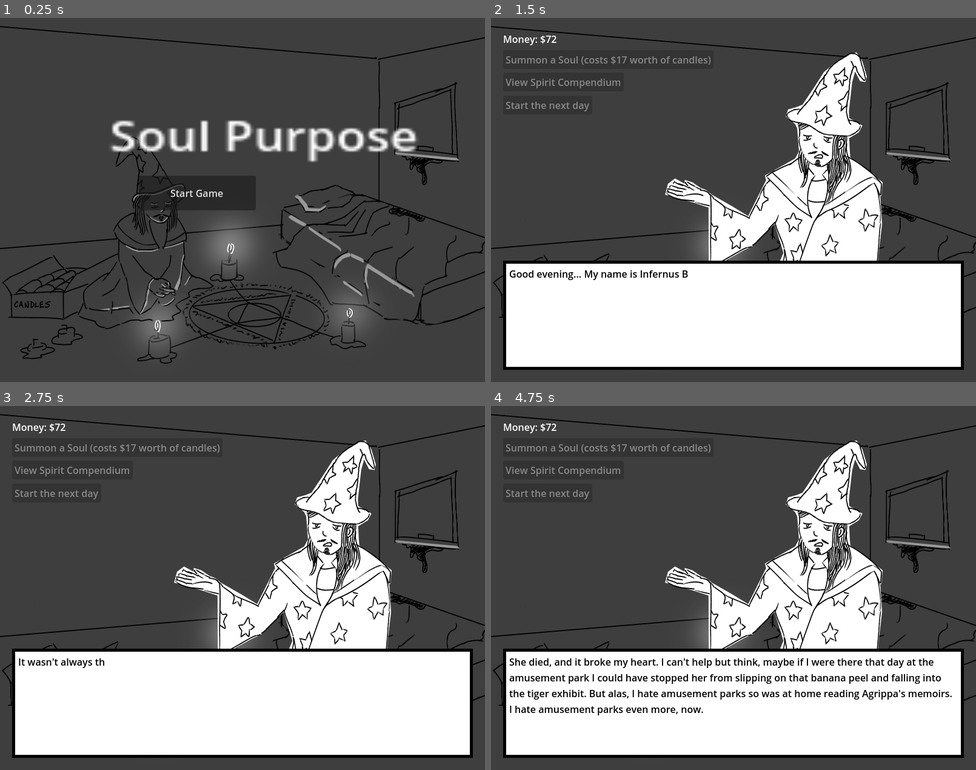
Above: before the commit, frames 1-4 (two rows, left to right).
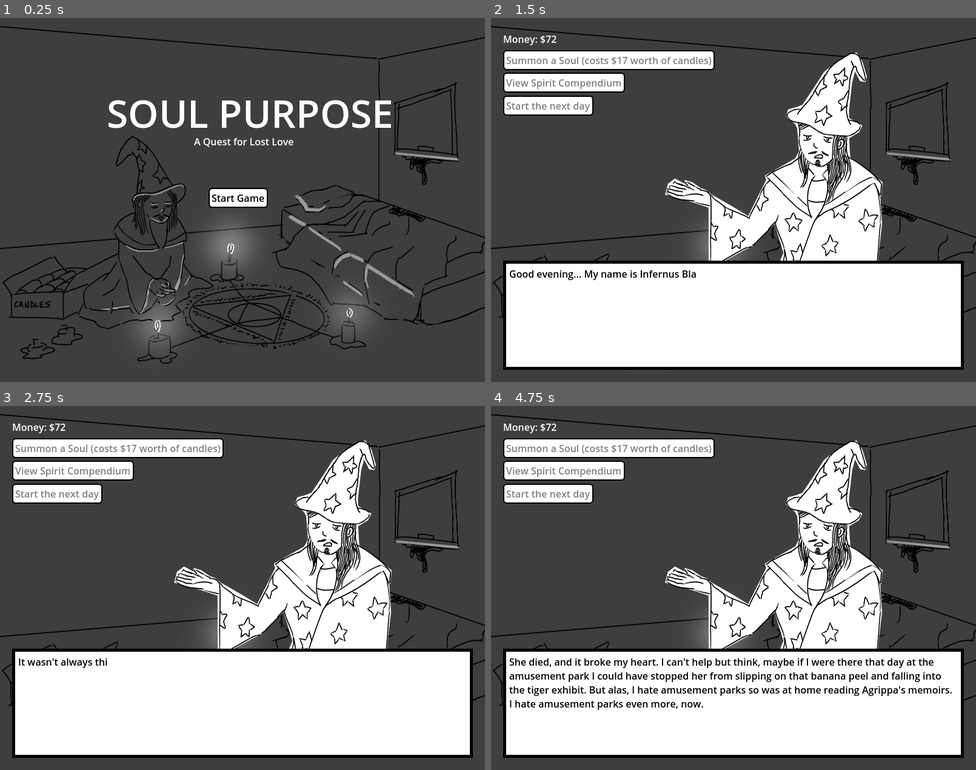
Above: after the commit, the same moments.

Repository: m4ym4y/ld55-soul-purpose
Game: Godot game, scene res://main.tscn
Same seed, same stepped clock (60 frames per second), same inputs: the game is played once before the commit and once after it.
Inputs (mouse positions are in pixels of both pictures, inside the frame that each line leads up to):
- Up to frame 1 (0.25 s): no input
- Up to frame 2 (1.5 s): click "Start Game" at 0.5 s; tap Enter at 1.25 s; move the mouse to (840, 181) at 1.27 s; click (840, 181) at 1.42 s
- Up to frame 3 (2.75 s): tap Space at 2 s; move the mouse to (145, 606) at 2.02 s; click (145, 606) at 2.17 s
- Up to frame 4 (4.75 s): tap Enter at 2.75, 4.25 s; move the mouse to (782, 507) at 2.77 s; click (782, 507) at 2.92 s; tap Space at 3.5 s; move the mouse to (709, 660) at 3.52 s; click (709, 660) at 3.67 s; move the mouse to (879, 642) at 4.27 s; click (879, 642) at 4.42 s

The runs differ from the first frame. In frame 1, 5.5% of the frame differs, in the area x 22-87%, y 22-53%; in frame 2, 4.7%; in frame 3, 4.6%; in frame 4, 7.5%, in the area x 2-95%, y 8-85%.

Commit message:
use rich text label and style buttons

Diff:
--- a/compendium.tscn
+++ b/compendium.tscn
@@ -1,7 +1,8 @@
-[gd_scene load_steps=3 format=3 uid="uid://1b7a0ydchq46"]
+[gd_scene load_steps=4 format=3 uid="uid://1b7a0ydchq46"]
 
 [ext_resource type="Script" path="res://compendium.gd" id="1_j3gf5"]
 [ext_resource type="PackedScene" uid="uid://yavs46qwbjny" path="res://state_container.tscn" id="2_4nsxk"]
+[ext_resource type="Theme" uid="uid://b1403fceh41l5" path="res://control_theme.tres" id="2_kxyyk"]
 
 [node name="Compendium" type="Node2D"]
 script = ExtResource("1_j3gf5")
@@ -25,6 +26,7 @@
 
 [node name="List" type="Label" parent="ScrollContainer"]
 layout_mode = 2
+theme = ExtResource("2_kxyyk")
 theme_override_colors/font_color = Color(0, 0, 0, 1)
 text = "Spirits Summoned by Infernus Blackwood
 
@@ -37,6 +39,7 @@
 offset_top = 14.0
 offset_right = 396.0
 offset_bottom = 45.0
+theme = ExtResource("2_kxyyk")
 text = "X"
 
 [connection signal="pressed" from="Button" to="." method="_on_button_pressed"]
--- /dev/null
+++ b/control_theme.tres
@@ -0,0 +1,34 @@
+[gd_resource type="Theme" load_steps=3 format=3 uid="uid://b1403fceh41l5"]
+
+[ext_resource type="StyleBox" uid="uid://7jo54g8cowja" path="res://style_box_flat.tres" id="1_ciups"]
+
+[sub_resource type="StyleBoxFlat" id="StyleBoxFlat_cniiy"]
+bg_color = Color(1, 1, 1, 1)
+border_width_left = 2
+border_width_top = 2
+border_width_right = 2
+border_width_bottom = 2
+border_color = Color(0, 0, 0, 0.478431)
+
+[resource]
+Button/colors/font_color = Color(0, 0, 0, 1)
+Button/colors/font_disabled_color = Color(0, 0, 0, 0.501961)
+Button/colors/font_focus_color = Color(0, 0, 0, 1)
+Button/colors/font_hover_color = Color(0, 0, 0, 1)
+Button/font_sizes/font_size = 16
+Button/styles/disabled = ExtResource("1_ciups")
+Button/styles/focus = ExtResource("1_ciups")
+Button/styles/hover = ExtResource("1_ciups")
+Button/styles/normal = ExtResource("1_ciups")
+Button/styles/pressed = ExtResource("1_ciups")
+CheckBox/styles/focus = ExtResource("1_ciups")
+CheckBox/styles/hover = ExtResource("1_ciups")
+CheckBox/styles/hover_pressed = ExtResource("1_ciups")
+CheckBox/styles/normal = ExtResource("1_ciups")
+CheckBox/styles/pressed = ExtResource("1_ciups")
+LineEdit/colors/caret_color = Color(0, 0, 0, 1)
+LineEdit/colors/font_color = Color(0, 0, 0, 1)
+LineEdit/colors/font_placeholder_color = Color(0, 0, 0, 0.6)
+LineEdit/styles/focus = SubResource("StyleBoxFlat_cniiy")
+LineEdit/styles/normal = ExtResource("1_ciups")
+LineEdit/styles/read_only = ExtResource("1_ciups")
--- a/dialogue_box.gd
+++ b/dialogue_box.gd
@@ -34,7 +34,7 @@
 	pass
 
 func _input(event):
-	if is_finished or messages.size() == 0:
+	if not visible or is_finished or messages.size() == 0:
 		return
 	if event is InputEventMouseButton and not event.pressed and not event.is_echo() and event.button_index == MOUSE_BUTTON_LEFT:
 		if not $TextBox.is_finished:
--- a/main_menu.tscn
+++ b/main_menu.tscn
@@ -1,7 +1,8 @@
-[gd_scene load_steps=3 format=3 uid="uid://bf64ox57xkhst"]
+[gd_scene load_steps=4 format=3 uid="uid://bf64ox57xkhst"]
 
 [ext_resource type="Script" path="res://main_menu.gd" id="1_5alhj"]
 [ext_resource type="Texture2D" uid="uid://bn867nufsawqh" path="res://assets/room.png" id="1_jqstd"]
+[ext_resource type="Theme" uid="uid://b1403fceh41l5" path="res://control_theme.tres" id="3_koslr"]
 
 [node name="MainMenu" type="Node2D"]
 script = ExtResource("1_5alhj")
@@ -12,18 +13,28 @@
 texture = ExtResource("1_jqstd")
 
 [node name="Button" type="Button" parent="."]
-offset_left = 229.0
-offset_top = 260.0
-offset_right = 422.0
-offset_bottom = 317.0
+offset_left = 344.0
+offset_top = 280.0
+offset_right = 442.0
+offset_bottom = 313.0
+theme = ExtResource("3_koslr")
 text = "Start Game"
 
 [node name="Label" type="Label" parent="."]
-offset_left = 181.0
-offset_top = 145.0
-offset_right = 221.0
-offset_bottom = 168.0
-scale = Vector2(5.03556, 4.14545)
-text = "Soul Purpose"
+offset_left = 176.0
+offset_top = 112.0
+offset_right = 649.0
+offset_bottom = 200.0
+theme = ExtResource("3_koslr")
+theme_override_font_sizes/font_size = 64
+text = "SOUL PURPOSE"
+
+[node name="Label2" type="Label" parent="."]
+offset_left = 320.0
+offset_top = 192.0
+offset_right = 485.0
+offset_bottom = 215.0
+theme = ExtResource("3_koslr")
+text = "A Quest for Lost Love"
 
 [connection signal="pressed" from="Button" to="." method="_on_button_pressed"]
--- a/office.gd
+++ b/office.gd
@@ -4,14 +4,14 @@
 
 ## TODO use formatted text so that terms relating to categories can be bolded
 var current_call
-var customer_joy_data = [
+var customer_delight_data = [
 	{
-		"text": "** Um, hi, my name is Scringo beepus... I.. I was at one of your Super-Mart locations and, um, inside the aisle there was a great big spill. Like a man was attacked by a ghost, and he knocked over a lot of coca cola.. So I slipped, and I fell into... I fell into a pile of rats. And I think-- I think that you as a ca …(117 unchanged characters)…
+		"text": "** Um, hi, my name is [b]Scringo beepus[/b]... I.. I was at one of your Super-Mart locations and, um, inside the aisle there was a great big spill. Like a man was attacked by a [b]ghost[/b], and he knocked over a lot of coca cola.. So I slipped, and I fell into... I fell into a pile of [b]rats[/b]. And I think-- I think that you as a ca …(117 unchanged characters)…
 		"name": "scringo beepus",
 		"cats": ["rats", "non_rat"],
 	},
 	{
-		"text": "** Hey dingus! Frederick Flingus calling! I was in my local Burrito Guzzler location and I was eating a Burrito supreme with an extra large Super Hyper Ultra Guzzle, and this man shambled in. He was really pale, and he kept screaming at me that there was a breach at someplace called lab 8. And that the sample has left containme …(140 unchanged characters)…
+		"text": "** Hey dingus! [b]Frederick Flingus[/b] calling! I was in my local Burrito Guzzler location and I was eating a Burrito supreme with an extra large Super Hyper Ultra Guzzle, and this man shambled in. He was really pale, and he kept screaming at me that there was a breach at [color=red]someplace called lab 8[/color]. And that the sample has left containme …(140 unchanged characters)…
 		"name": "frederick flingus",
 		"cats": ["pathogen_x"],
 	},
@@ -19,7 +19,7 @@
 
 var summoning_tutorial = [
 	{
-		"text": "This is my office. I work at ComplainUServ, a whi …(65 unchanged characters)… f businesses. My job title is 'Customer Joy Technician,' which means I answer the p …(122 unchanged characters)…
+		"text": "This is my office. I work at ComplainUServ, a whi …(65 unchanged characters)… f businesses. My job title is 'Customer Delight Technician,' which means I answer the p …(122 unchanged characters)…
 		"img": "infernus",
 	},
 	{
@@ -88,7 +88,7 @@
 	pass
 
 func setup_new_call():
-	current_call = customer_joy_data[randi() % customer_joy_data.size()]
+	current_call = customer_delight_data[randi() % customer_delight_data.size()]
 
 	$TextBox.visible = true
 	$Control/name.text = ""
--- a/office.tscn
+++ b/office.tscn
@@ -1,9 +1,10 @@
-[gd_scene load_steps=10 format=3 uid="uid://j4ihl5y2awa"]
+[gd_scene load_steps=11 format=3 uid="uid://j4ihl5y2awa"]
 
 [ext_resource type="Texture2D" uid="uid://dxu07167u45ke" path="res://assets/office-outside.png" id="1_3s1vf"]
 [ext_resource type="Script" path="res://office.gd" id="1_w7k2b"]
 [ext_resource type="Texture2D" uid="uid://cg2cgeddx8tf6" path="res://assets/office-inside.png" id="2_v5ooh"]
 [ext_resource type="PackedScene" uid="uid://y70702kwpevi" path="res://textbox.tscn" id="4_b2x23"]
+[ext_resource type="Theme" uid="uid://b1403fceh41l5" path="res://control_theme.tres" id="4_ss5bm"]
 [ext_resource type="PackedScene" uid="uid://do5vxde6f1gwp" path="res://submit_box.tscn" id="5_2g7wr"]
 [ext_resource type="PackedScene" uid="uid://d1b6843ixwxes" path="res://transition_box.tscn" id="6_ype85"]
 [ext_resource type="PackedScene" uid="uid://b1yofrb2qrxbe" path="res://dialogue_box.tscn" id="7_o3p45"]
@@ -47,54 +48,51 @@
 
 [node name="submit" type="Button" parent="Control"]
 layout_mode = 0
-offset_left = 4.0
-offset_top = 348.0
-offset_right = 128.0
-offset_bottom = 379.0
+offset_top = 352.0
+offset_right = 124.0
+offset_bottom = 383.0
+theme = ExtResource("4_ss5bm")
 text = " Submit"
 
 [node name="name" type="LineEdit" parent="Control"]
 layout_mode = 0
-offset_left = 3.0
-offset_top = 91.0
-offset_right = 210.0
-offset_bottom = 122.0
-placeholder_text = "(leave blank if no name)"
+offset_top = 56.0
+offset_right = 207.0
+offset_bottom = 89.0
+theme = ExtResource("4_ss5bm")
+placeholder_text = "click and type here"
 
 [node name="Label" type="Label" parent="Control"]
 layout_mode = 0
-offset_left = 2.0
-offset_top = 63.0
-offset_right = 316.0
-offset_bottom = 86.0
+offset_top = 24.0
+offset_right = 314.0
+offset_bottom = 47.0
 theme_override_colors/font_color = Color(0, 0, 0, 1)
 text = "Name of our cherished customer"
 
 [node name="Label2" type="Label" parent="Control"]
 layout_mode = 0
-offset_left = 4.0
-offset_top = 11.0
-offset_right = 44.0
-offset_bottom = 34.0
-theme_override_colors/font_color = Color(0.956863, 0, 0.662745, 1)
-text = "COMPLAINUSERV CUSTOMER JOY FORM 5787HZ"
+offset_right = 369.0
+offset_bottom = 23.0
+theme = ExtResource("4_ss5bm")
+theme_override_colors/font_color = Color(0.909804, 0, 0.972549, 1)
+text = "COMPLAINUSERV CUSTOMER DELIGHT FORM 8Z"
 
 [node name="Label3" type="Label" parent="Control"]
 layout_mode = 0
-offset_left = 5.0
-offset_top = 143.0
-offset_right = 291.0
-offset_bottom = 166.0
+offset_top = 96.0
+offset_right = 357.0
+offset_bottom = 145.0
 theme_override_colors/font_color = Color(0, 0, 0, 1)
 text = "Grievance category of our cherished customer
 (check all that apply)"
 
 [node name="rats" type="CheckBox" parent="Control"]
 layout_mode = 0
-offset_left = 4.0
-offset_top = 202.0
-offset_right = 74.0
-offset_bottom = 233.0
+offset_top = 152.0
+offset_right = 70.0
+offset_bottom = 185.0
+theme = ExtResource("4_ss5bm")
 theme_override_colors/font_color = Color(0, 0, 0, 1)
 theme_override_colors/font_pressed_color = Color(0, 0, 0, 1)
 theme_override_colors/font_hover_color = Color(0, 0, 0, 1)
@@ -107,9 +105,10 @@
 [node name="car_accident" type="CheckBox" parent="Control"]
 layout_mode = 0
 offset_left = 224.0
-offset_top = 200.0
-offset_right = 294.0
-offset_bottom = 231.0
+offset_top = 192.0
+offset_right = 350.0
+offset_bottom = 225.0
+theme = ExtResource("4_ss5bm")
 theme_override_colors/font_color = Color(0, 0, 0, 1)
 theme_override_colors/font_pressed_color = Color(0, 0, 0, 1)
 theme_override_colors/font_hover_color = Color(0, 0, 0, 1)
@@ -121,10 +120,11 @@
 
 [node name="animals_speaking" type="CheckBox" parent="Control"]
 layout_mode = 0
-offset_left = 224.0
-offset_top = 221.0
-offset_right = 348.0
-offset_bottom = 252.0
+offset_left = 80.0
+offset_top = 152.0
+offset_right = 246.0
+offset_bottom = 185.0
+theme = ExtResource("4_ss5bm")
 theme_override_colors/font_color = Color(0, 0, 0, 1)
 theme_override_colors/font_pressed_color = Color(0, 0, 0, 1)
 theme_override_colors/font_hover_color = Color(0, 0, 0, 1)
@@ -136,10 +136,11 @@
 
 [node name="thievery" type="CheckBox" parent="Control"]
 layout_mode = 0
-offset_left = 224.0
-offset_top = 243.0
-offset_right = 388.0
-offset_bottom = 274.0
+offset_left = 168.0
+offset_top = 232.0
+offset_right = 265.0
+offset_bottom = 265.0
+theme = ExtResource("4_ss5bm")
 theme_override_colors/font_color = Color(0, 0, 0, 1)
 theme_override_colors/font_pressed_color = Color(0, 0, 0, 1)
 theme_override_colors/font_hover_color = Color(0, 0, 0, 1)
@@ -151,10 +152,11 @@
 
 [node name="murder_most_foul" type="CheckBox" parent="Control"]
 layout_mode = 0
-offset_left = 202.0
-offset_top = 265.0
-offset_right = 376.0
-offset_bottom = 296.0
+offset_left = 184.0
+offset_top = 272.0
+offset_right = 360.0
+offset_bottom = 305.0
+theme = ExtResource("4_ss5bm")
 theme_override_colors/font_color = Color(0, 0, 0, 1)
 theme_override_colors/font_pressed_color = Color(0, 0, 0, 1)
 theme_override_colors/font_hover_color = Color(0, 0, 0, 1)
@@ -164,27 +166,13 @@
 theme_override_colors/font_outline_color = Color(0, 0, 0, 0)
 text = "Murder (most foul)"
 
-[node name="murder_least_foul" type="CheckBox" parent="Control"]
-layout_mode = 0
-offset_left = 202.0
-offset_top = 284.0
-offset_right = 376.0
-offset_bottom = 315.0
-theme_override_colors/font_color = Color(0, 0, 0, 1)
-theme_override_colors/font_pressed_color = Color(0, 0, 0, 1)
-theme_override_colors/font_hover_color = Color(0, 0, 0, 1)
-theme_override_colors/font_hover_pressed_color = Color(0, 0, 0, 1)
-theme_override_colors/font_focus_color = Color(0, 0, 0, 1)
-theme_override_colors/font_disabled_color = Color(0, 0, 0, 1)
-theme_override_colors/font_outline_color = Color(0, 0, 0, 0)
-text = "Murder (least foul)"
-
 [node name="murder_most_fowl" type="CheckBox" parent="Control"]
 layout_mode = 0
-offset_left = 202.0
-offset_top = 303.0
-offset_right = 376.0
-offset_bottom = 334.0
+offset_left = 144.0
+offset_top = 312.0
+offset_right = 323.0
+offset_bottom = 345.0
+theme = ExtResource("4_ss5bm")
 theme_override_colors/font_color = Color(0, 0, 0, 1)
 theme_override_colors/font_pressed_color = Color(0, 0, 0, 1)
 theme_override_colors/font_hover_color = Color(0, 0, 0, 1)
@@ -196,10 +184,10 @@
 
 [node name="non_rat" type="CheckBox" parent="Control"]
 layout_mode = 0
-offset_left = 4.0
-offset_top = 222.0
-offset_right = 151.0
-offset_bottom = 253.0
+offset_top = 192.0
+offset_right = 214.0
+offset_bottom = 225.0
+theme = ExtResource("4_ss5bm")
 theme_override_colors/font_color = Color(0, 0, 0, 1)
 theme_override_colors/font_pressed_color = Color(0, 0, 0, 1)
 theme_override_colors/font_hover_color = Color(0, 0, 0, 1)
@@ -211,10 +199,10 @@
 
 [node name="existential_panic" type="CheckBox" parent="Control"]
 layout_mode = 0
-offset_left = 4.0
-offset_top = 244.0
-offset_right = 215.0
-offset_bottom = 275.0
+offset_top = 232.0
+offset_right = 157.0
+offset_bottom = 265.0
+theme = ExtResource("4_ss5bm")
 theme_override_colors/font_color = Color(0, 0, 0, 1)
 theme_override_colors/font_pressed_color = Color(0, 0, 0, 1)
 theme_override_colors/font_hover_color = Color(0, 0, 0, 1)
@@ -226,10 +214,10 @@
 
 [node name="product_complaint" type="CheckBox" parent="Control"]
 layout_mode = 0
-offset_left = 3.0
-offset_top = 284.0
-offset_right = 174.0
-offset_bottom = 315.0
+offset_top = 272.0
+offset_right = 173.0
+offset_bottom = 305.0
+theme = ExtResource("4_ss5bm")
 theme_override_colors/font_color = Color(0, 0, 0, 1)
 theme_override_colors/font_pressed_color = Color(0, 0, 0, 1)
 theme_override_colors/font_hover_color = Color(0, 0, 0, 1)
@@ -239,34 +227,19 @@
 theme_override_colors/font_outline_color = Color(0, 0, 0, 0)
 text = "Product complaint"
 
-[node name="price_product_quality" type="CheckBox" parent="Control"]
-layout_mode = 0
-offset_left = 4.0
-offset_top = 265.0
-offset_right = 215.0
-offset_bottom = 296.0
-theme_override_colors/font_color = Color(0, 0, 0, 1)
-theme_override_colors/font_pressed_color = Color(0, 0, 0, 1)
-theme_override_colors/font_hover_color = Color(0, 0, 0, 1)
-theme_override_colors/font_hover_pressed_color = Color(0, 0, 0, 1)
-theme_override_colors/font_focus_color = Color(0, 0, 0, 1)
-theme_override_colors/font_disabled_color = Color(0, 0, 0, 1)
-theme_override_colors/font_outline_color = Color(0, 0, 0, 0)
-text = "Price/product quality"
-
 [node name="pathogen_x" type="CheckBox" parent="Control"]
 layout_mode = 0
-offset_left = 3.0
-offset_top = 304.0
-offset_right = 306.0
-offset_bottom = 335.0
+offset_top = 312.0
+offset_right = 132.0
+offset_bottom = 345.0
+theme = ExtResource("4_ss5bm")
 theme_override_colors/font_color = Color(1, 0, 0, 1)
-theme_override_colors/font_pressed_color = Color(0, 0, 0, 1)
-theme_override_colors/font_hover_color = Color(0, 0, 0, 1)
-theme_override_colors/font_hover_pressed_color = Color(0, 0, 0, 1)
-theme_override_colors/font_focus_color = Color(0, 0, 0, 1)
-theme_override_colors/font_disabled_color = Color(0, 0, 0, 1)
-theme_override_colors/font_outline_color = Color(0, 0, 0, 0)
+theme_override_colors/font_pressed_color = Color(1, 0, 0, 1)
+theme_override_colors/font_hover_color = Color(1, 0, 0, 1)
+theme_override_colors/font_hover_pressed_color = Color(1, 0, 0, 1)
+theme_override_colors/font_focus_color = Color(1, 0, 0, 1)
+theme_override_colors/font_disabled_color = Color(1, 0, 0, 1)
+theme_override_colors/font_outline_color = Color(1, 0, 0, 1)
 text = "PATHOGEN X"
 
 [node name="Balance" type="Label" parent="."]
--- a/room.gd
+++ b/room.gd
@@ -7,7 +7,7 @@
 
 var summoning_tutorial = [
 		{
-			"text": "Good evening... My name is Infernus Blackwood, a …(261 unchanged characters)… e thousand dollars per month on candles. [ Left click to advance dialogue ]",
+			"text": "Good evening... My name is Infernus Blackwood, a …(261 unchanged characters)… e thousand dollars per month on candles.\n\n[i]Left click to advance dialogue[/i]",
 			"img": "infernus",
 		},
 
@@ -107,7 +107,7 @@
 func _on_summon_result_frame_changed():
 	$DialogueBox.visible = true
 	$DialogueBox.init([
-		{ "text": "You summoned " + state.pull_table[pull_result].name + (" again." if state.pull_table[pull_result].pulled > 1 else "!!") },
+		{ "text": "[shake][center][font_size=24]You summoned " + state.pull_table[pull_result].name + (" again." if state.pull_table[pull_result].pulled > 1 else "!!") },
 		{ "text": "\"" + pull_weighted(state.pull_table[pull_result].dialogue) + "\"" },
 	])
 
--- a/room.tscn
+++ b/room.tscn
@@ -23,6 +23,7 @@
 [ext_resource type="Texture2D" uid="uid://cw8onxu3ujimt" path="res://assets/room10.png" id="12_13ox5"]
 [ext_resource type="PackedScene" uid="uid://b1yofrb2qrxbe" path="res://dialogue_box.tscn" id="12_40mwk"]
 [ext_resource type="PackedScene" uid="uid://1b7a0ydchq46" path="res://compendium.tscn" id="13_tygmm"]
+[ext_resource type="Theme" uid="uid://b1403fceh41l5" path="res://control_theme.tres" id="14_afhcp"]
 
 [sub_resource type="SpriteFrames" id="SpriteFrames_akn02"]
 animations = [{
@@ -226,6 +227,8 @@
 offset_top = 53.0
 offset_right = 277.0
 offset_bottom = 84.0
+focus_mode = 0
+theme = ExtResource("14_afhcp")
 text = "Summon a Soul (costs $17 worth of candles)"
 
 [node name="ShowCompendium" type="Button" parent="."]
@@ -233,6 +236,8 @@
 offset_top = 90.0
 offset_right = 219.0
 offset_bottom = 121.0
+focus_mode = 0
+theme = ExtResource("14_afhcp")
 text = "View Spirit Compendium"
 
 [node name="NextDayButton" type="Button" parent="."]
@@ -240,6 +245,8 @@
 offset_top = 128.0
 offset_right = 167.0
 offset_bottom = 159.0
+focus_mode = 0
+theme = ExtResource("14_afhcp")
 text = "Start the next day"
 
 [node name="Balance" type="Label" parent="."]
@@ -247,6 +254,7 @@
 offset_top = 23.0
 offset_right = 151.0
 offset_bottom = 46.0
+theme = ExtResource("14_afhcp")
 text = "<PLACEHOLDER>"
 
 [node name="Fade" type="ColorRect" parent="."]
@@ -274,6 +282,8 @@
 offset_top = 20.0
 offset_right = 774.0
 offset_bottom = 51.0
+focus_mode = 0
+theme = ExtResource("14_afhcp")
 text = "Skip Animation >>"
 
 [node name="Compendium" parent="." instance=ExtResource("13_tygmm")]
--- /dev/null
+++ b/style_box_flat.tres
@@ -0,0 +1,17 @@
+[gd_resource type="StyleBoxFlat" format=3 uid="uid://7jo54g8cowja"]
+
+[resource]
+content_margin_left = 5.0
+content_margin_top = 5.0
+content_margin_right = 5.0
+content_margin_bottom = 5.0
+bg_color = Color(1, 1, 1, 1)
+border_width_left = 2
+border_width_top = 2
+border_width_right = 2
+border_width_bottom = 2
+border_color = Color(0, 0, 0, 1)
+corner_radius_top_left = 5
+corner_radius_top_right = 5
+corner_radius_bottom_right = 5
+corner_radius_bottom_left = 5
--- a/submit_box.tscn
+++ b/submit_box.tscn
@@ -1,7 +1,8 @@
-[gd_scene load_steps=3 format=3 uid="uid://do5vxde6f1gwp"]
+[gd_scene load_steps=4 format=3 uid="uid://do5vxde6f1gwp"]
 
 [ext_resource type="Texture2D" uid="uid://c15le5j11rbpe" path="res://assets/submit.png" id="1_3qw7b"]
 [ext_resource type="Script" path="res://submit_box.gd" id="1_rqkan"]
+[ext_resource type="Theme" uid="uid://b1403fceh41l5" path="res://control_theme.tres" id="3_fnpml"]
 
 [node name="SubmitBox" type="Node2D"]
 script = ExtResource("1_rqkan")
@@ -15,6 +16,7 @@
 offset_top = -107.0
 offset_right = -46.0
 offset_bottom = -84.0
+theme = ExtResource("3_fnpml")
 theme_override_colors/font_color = Color(0, 0, 0, 1)
 text = "Submitted!"
 
@@ -23,5 +25,6 @@
 offset_top = 82.0
 offset_right = 53.0
 offset_bottom = 105.0
+theme = ExtResource("3_fnpml")
 theme_override_colors/font_color = Color(0, 0, 0, 1)
 text = "$40/$40"
--- a/textbox.gd
+++ b/textbox.gd
@@ -2,27 +2,33 @@
 
 signal finished
 
+var idx = 0
 var is_finished = false
 var message
-var idx
 
 func display(_message):
+	idx = 0
 	is_finished = false
 	message = _message
-	idx = 0
-	$Label.text = ""
-	$Timer.start()
+	$RichTextLabel.visible_ratio = 0
+	$RichTextLabel.text = message
+	if message.length() > 0:
+		$Timer.start()
 
 func _on_timer_timeout():
-	if idx >= message.length():
+	if not is_visible_in_tree():
+		return
+	if $RichTextLabel.visible_ratio == 1:
 		finish()
 		return
-	$Label.text += message[idx]
+	if idx % 2 == 0:
+		$AudioStreamPlayer.pitch_scale = 0.75 + randf() * 0.5
+		$AudioStreamPlayer.play()
+	$RichTextLabel.visible_ratio += 1.0 / $RichTextLabel.text.length()
 	idx += 1
 
 func fast_forward():
-	idx = message.length()
-	$Label.text = message
+	$RichTextLabel.visible_ratio = 1
 	finish()
 
 func finish():
@@ -32,8 +38,7 @@
 
 # Called when the node enters the scene tree for the first time.
 func _ready():
-	$Label.text = ""
-	pass # Replace with function body.
+	$RichTextLabel.text = ""
 
 # Called every frame. 'delta' is the elapsed time since the previous frame.
 func _process(delta):
--- a/textbox.tscn
+++ b/textbox.tscn
@@ -1,6 +1,8 @@
-[gd_scene load_steps=2 format=3 uid="uid://y70702kwpevi"]
+[gd_scene load_steps=4 format=3 uid="uid://y70702kwpevi"]
 
 [ext_resource type="Script" path="res://textbox.gd" id="1_qss84"]
+[ext_resource type="Theme" uid="uid://b1403fceh41l5" path="res://control_theme.tres" id="2_5v8ek"]
+[ext_resource type="AudioStream" uid="uid://bowixpwthv15q" path="res://assets/boop.wav" id="2_gql46"]
 
 [node name="TextBox" type="Node2D"]
 script = ExtResource("1_qss84")
@@ -18,16 +20,20 @@
 offset_right = 775.0
 offset_bottom = 195.0
 
-[node name="Label" type="Label" parent="."]
+[node name="AudioStreamPlayer" type="AudioStreamPlayer" parent="."]
+stream = ExtResource("2_gql46")
+volume_db = -10.0
+
+[node name="Timer" type="Timer" parent="."]
+wait_time = 0.023
+
+[node name="RichTextLabel" type="RichTextLabel" parent="."]
 offset_left = 30.0
 offset_top = 30.0
 offset_right = 770.0
 offset_bottom = 190.0
-theme_override_colors/font_color = Color(0, 0, 0, 1)
-text = "<Placeholder for text>"
-autowrap_mode = 2
-
-[node name="Timer" type="Timer" parent="."]
-wait_time = 0.025
+theme = ExtResource("2_5v8ek")
+theme_override_colors/default_color = Color(0, 0, 0, 1)
+bbcode_enabled = true
 
 [connection signal="timeout" from="Timer" to="." method="_on_timer_timeout"]
Not shown, added: assets/boop.wav.import
Not shown: 1 places in room.tscn that only renumber resources
Not shown, changed: README.md
Not shown, added: assets/boop.wav
